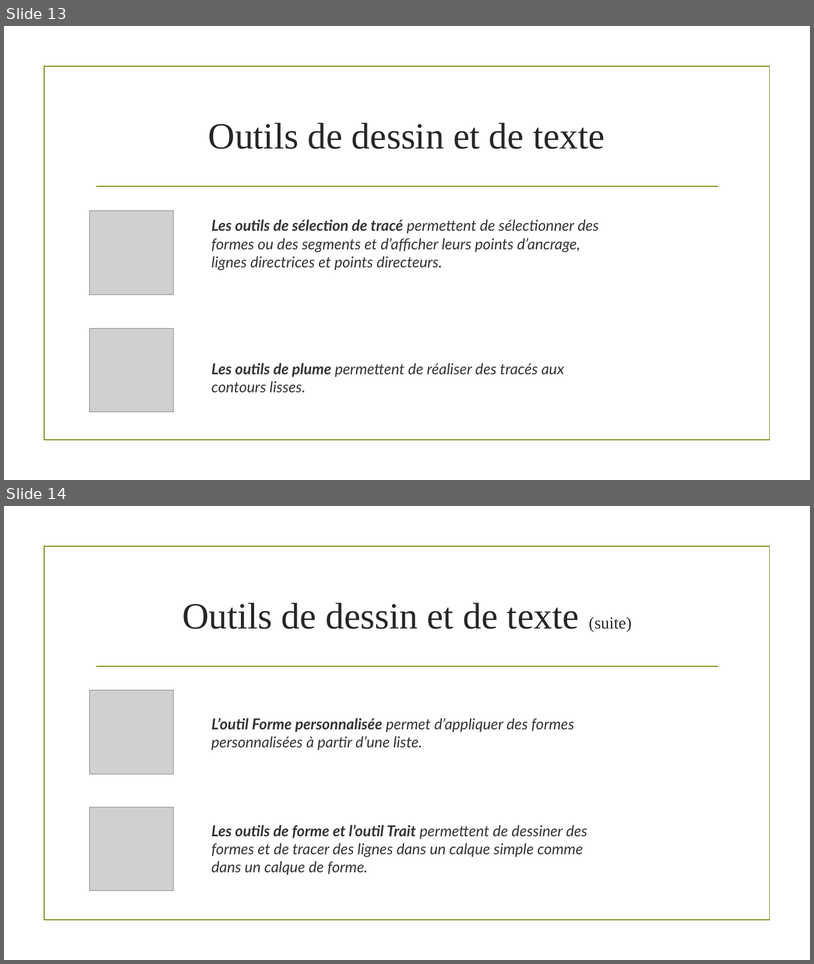
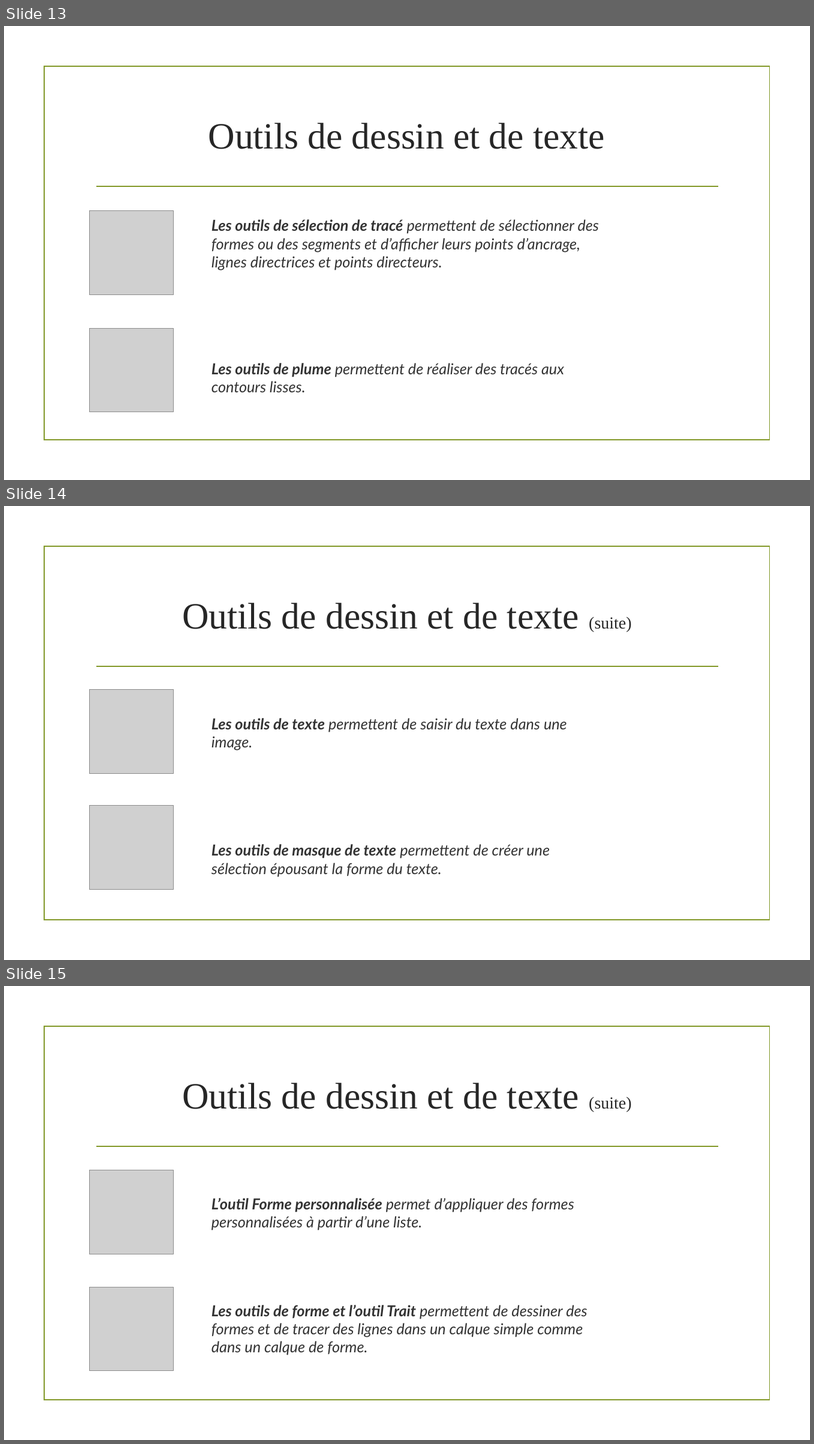
Before and after one commit to lasridouae/Photoshop-Web-Design, a slide deck: 1. Présentation des outils Photoshop/Présentation des outils Photoshop.pptx. Shown one above the other, each under a label of ours: slides 13 and 14 before the commit, slides 13, 14 and 15 after it. The pictures are 814x964 and 814x1444 pixels, drawn with LibreOffice and Linux fonts; fonts in the diff are those of the drawing; grey boxes stand for pictures; background and template pictures are left out. Boxes give left, top, right and bottom in pixels: in the first picture for what was removed or moved away, otherwise in the second. Text is boxed around its words. In the diff, an @@ line names an element or a change of style, - is before the commit and + after.

Commit message:
Ajout partie edition de texte

```diff
--- a/1. Présentation des outils Photoshop/Présentation des outils Photoshop.pptx
+++ b/1. Présentation des outils Photoshop/Présentation des outils Photoshop.pptx
@@ slide 14 added at (x1=4, y1=506, x2=810, y2=960), background picture (left out); not listed: 2 template elements that a slide beside it also shows @@
@@ title added at (x1=182, y1=603, x2=632, y2=632), 44 pt, text #262626 @@
+Outils de dessin et de texte (suite)
@@ picture added at (x1=90, y1=690, x2=174, y2=774) @@
@@ text added at (x1=212, y1=718, x2=567, y2=750), 18 pt, text #333333, italic @@
+Les outils de texte permettent de saisir du texte dans une image.
@@ picture added at (x1=90, y1=805, x2=174, y2=889) @@
@@ text added at (x1=212, y1=844, x2=550, y2=876), 18 pt, text #333333, italic @@
+Les outils de masque de texte permettent de créer une sélection épousant la forme du texte.
@@ what was slide 14 is now slide 15 @@
```
